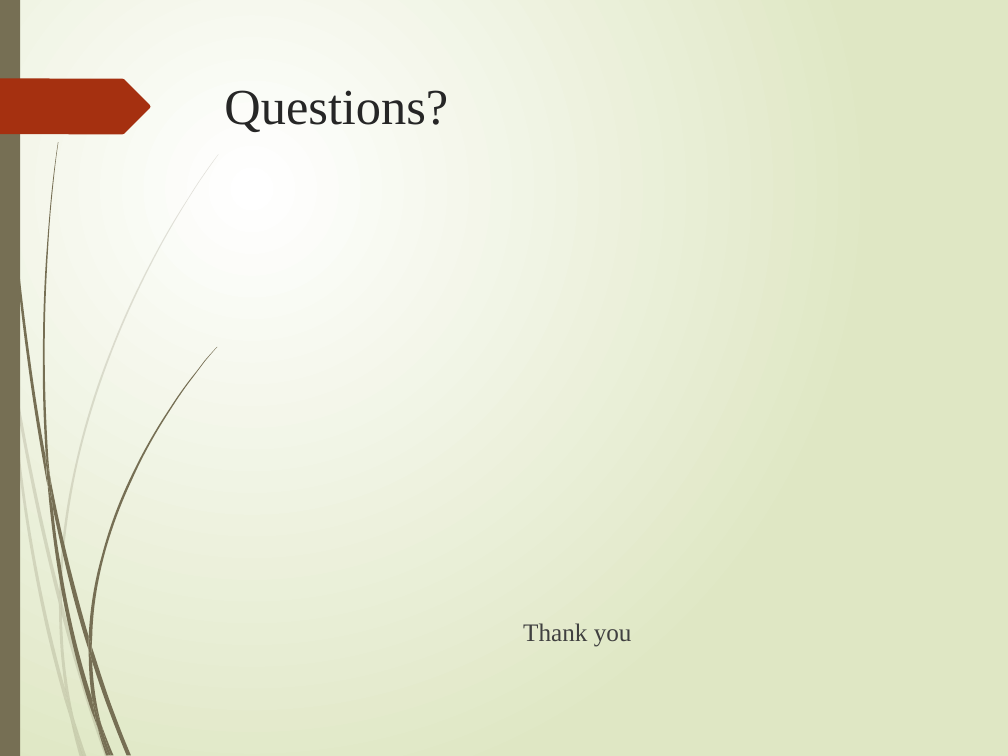
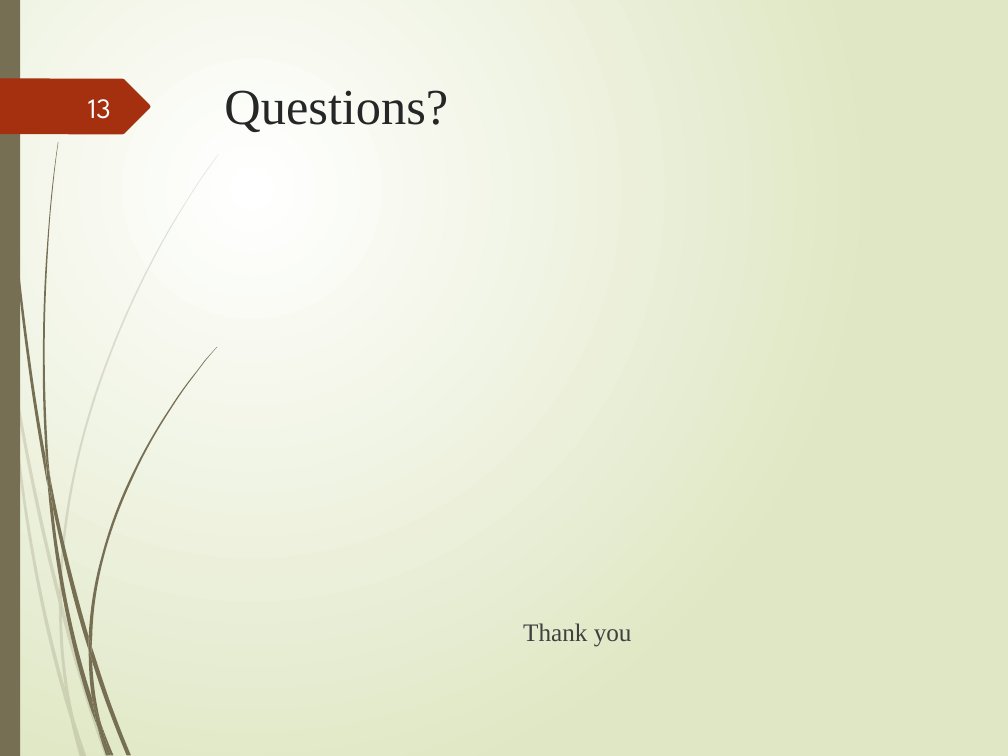
Before and after one commit to SOLOMON-Corporation/Unity-Vuforia-META-aivi, a slide deck: slide 13 of Vuforia_Unity_MetaAIVI_Intro_Presentation.pptx (slide 12 before the commit). Drawn at 1008x756 pixels with LibreOffice and Linux fonts; fonts in the diff are those of the drawing. Boxes give left, top, right and bottom in pixels: in the first picture for what was removed or moved away, otherwise in the second. Text is boxed around its words. In the diff, an @@ line names an element or a change of style, - is before the commit and + after.

```diff
--- a/Vuforia_Unity_MetaAIVI_Intro_Presentation.pptx
+++ b/Vuforia_Unity_MetaAIVI_Intro_Presentation.pptx
@@ page number added at (88,99,111,119), 20 pt, text #FEFFFF @@
+13
```
Also in this commit, not shown: 11 other slides changed, 1 slide added.
